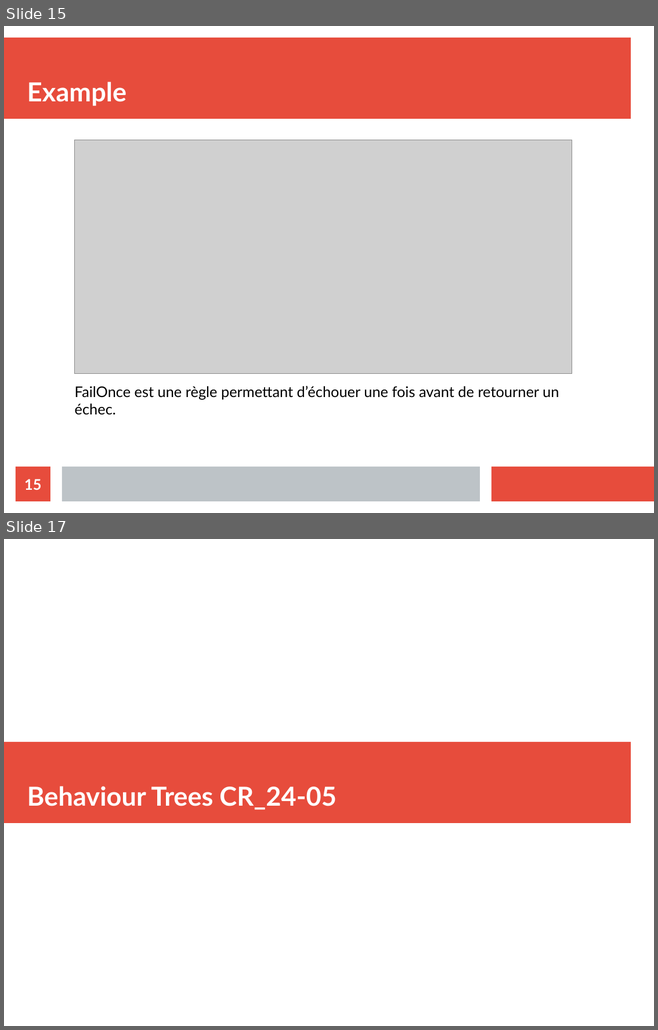
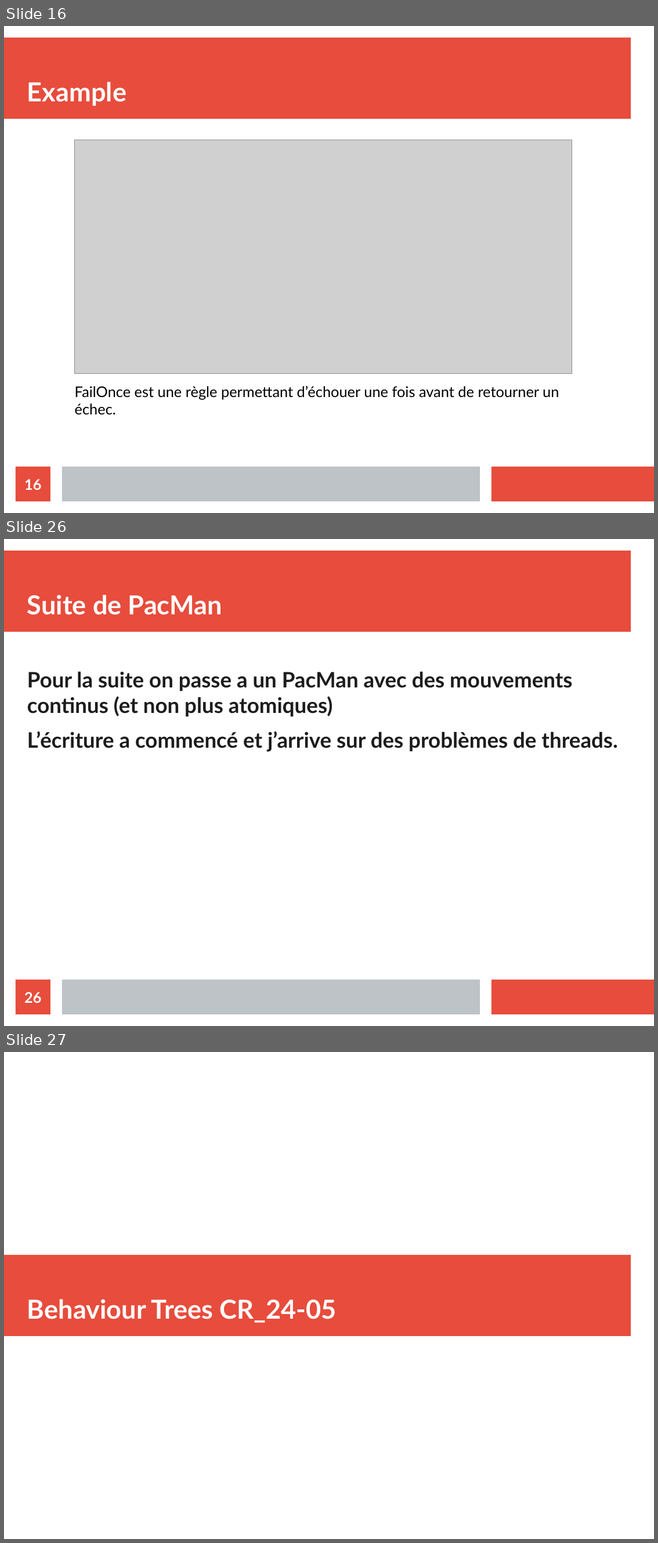
Before and after one commit to ValentinLebouvier/TAL2019, a slide deck: Comptes Rendus/CR_10-05.odp. Shown one above the other, each under a label of ours: slides 15 and 17 before the commit, slides 16, 26 and 27 after it; the slides between them are not shown. The pictures are 658x1030 and 658x1543 pixels, drawn with LibreOffice and Linux fonts; fonts in the diff are those of the drawing; grey boxes stand for pictures. Boxes give left, top, right and bottom in pixels: in the first picture for what was removed or moved away, otherwise in the second. Text is boxed around its words. In the diff, an @@ line names an element or a change of style, - is before the commit and + after.

```diff
--- a/Comptes Rendus/CR_10-05.odp
+++ b/Comptes Rendus/CR_10-05.odp
@@ slide 26 added at (x1=4, y1=539, x2=654, y2=1026), background #FFFFFF; not listed: 3 template elements that a slide beside it also shows @@
@@ title added at (x1=27, y1=595, x2=222, y2=615), 32 pt, text #FFFFFF, bold @@
+Suite de PacMan
@@ text added at (x1=27, y1=671, x2=617, y2=752), 26 pt, text #1C1C1C, bold @@
+Pour la suite on passe a un PacMan avec des mouvements continus (et non plus atomiques)
+L’écriture a commencé et j’arrive sur des problèmes de threads.
@@ page number added at (x1=16, y1=980, x2=50, y2=1015), fill #E74C3C, 18 pt, text #FFFFFF, bold @@
+26
@@ what was slide 15 is now slide 16 @@
@@ page number at (x1=24, y1=479, x2=41, y2=490): text changed @@
-15
+16
@@ what was slide 17 is now slide 27 @@
```
Also in this commit, not shown: 2 slides changed, 9 other slides added, 18 other files.
